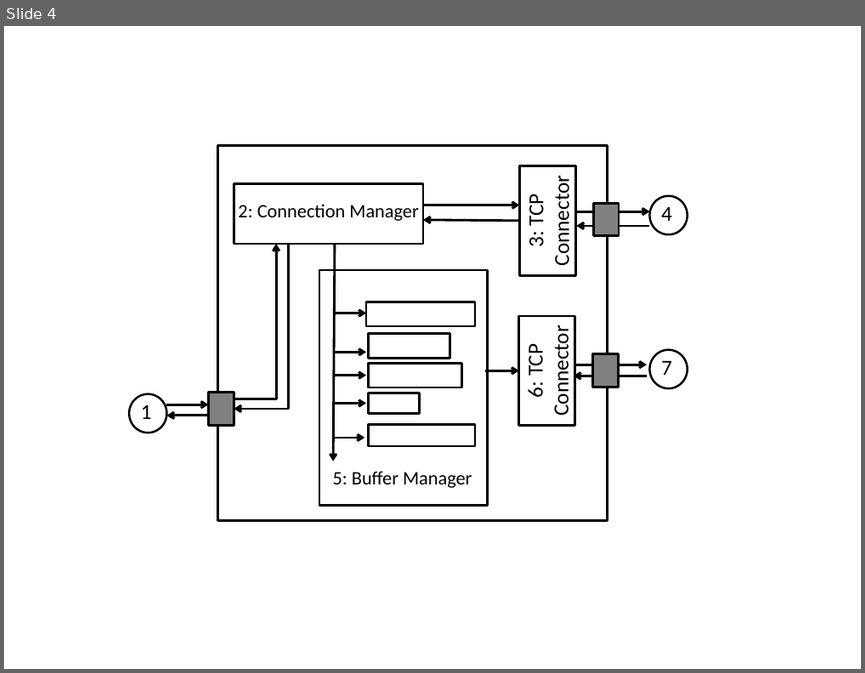
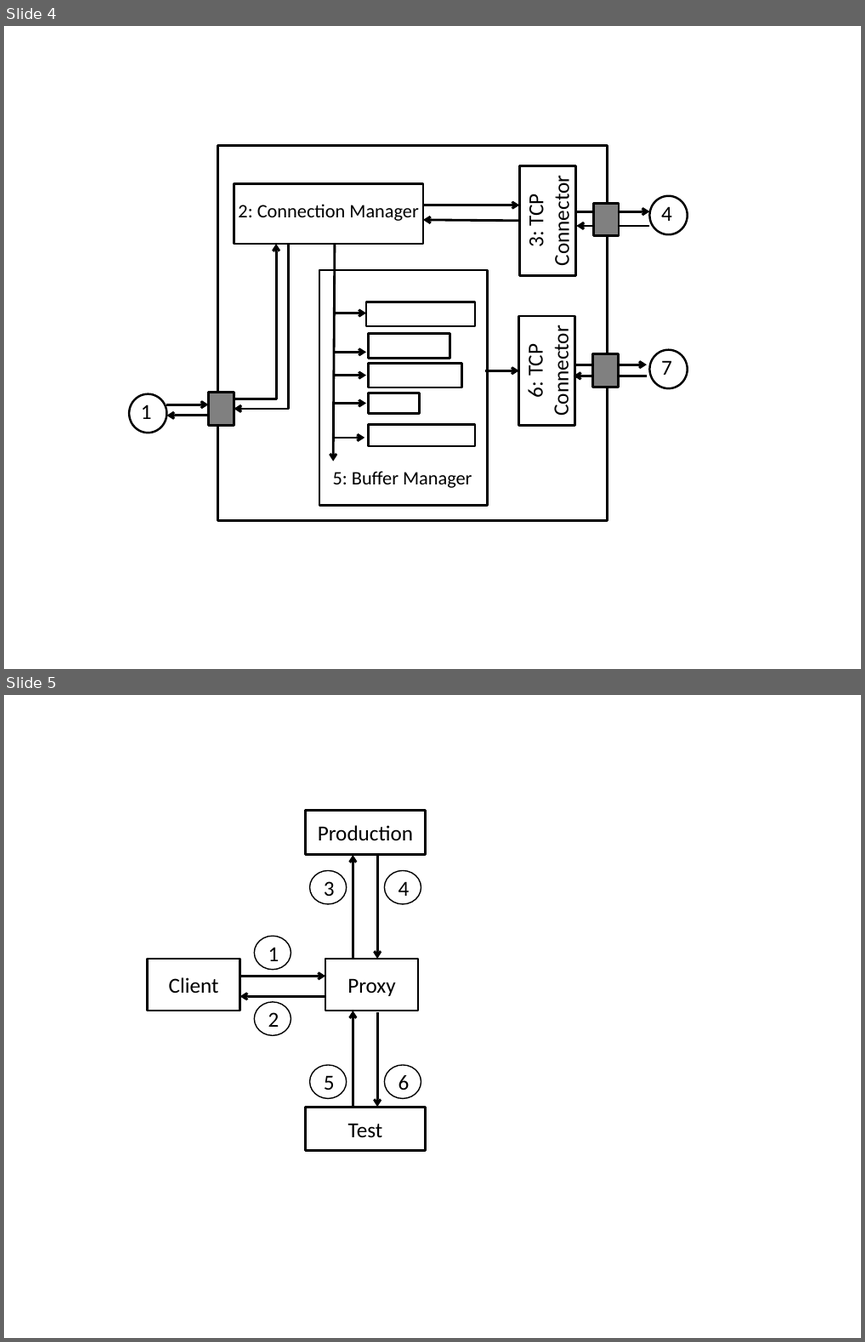
Before and after one commit to nipunarora/parikshan_code, a slide deck: paper/figs/images.pptx. Shown one above the other, each under a label of ours: slide 4 before the commit, slides 4 and 5 after it. The pictures are 865x673 and 865x1342 pixels, drawn with LibreOffice and Linux fonts; fonts in the diff are those of the drawing. Boxes give left, top, right and bottom in pixels: in the first picture for what was removed or moved away, otherwise in the second. Text is boxed around its words. In the diff, an @@ line names an element or a change of style, - is before the commit and + after.

```diff
--- a/paper/figs/images.pptx
+++ b/paper/figs/images.pptx
@@ slide 5 added at box(4, 695, 861, 1338), background #FFFFFF @@
@@ group added at box(147, 810, 425, 1150): 6 arrows, 6 ellipses, 4 rectangles @@
+Client
+Proxy
+Production
+Test
+1
+2
+3
+4
+5
+6
```
Also in this commit, not shown: 18 other files.
